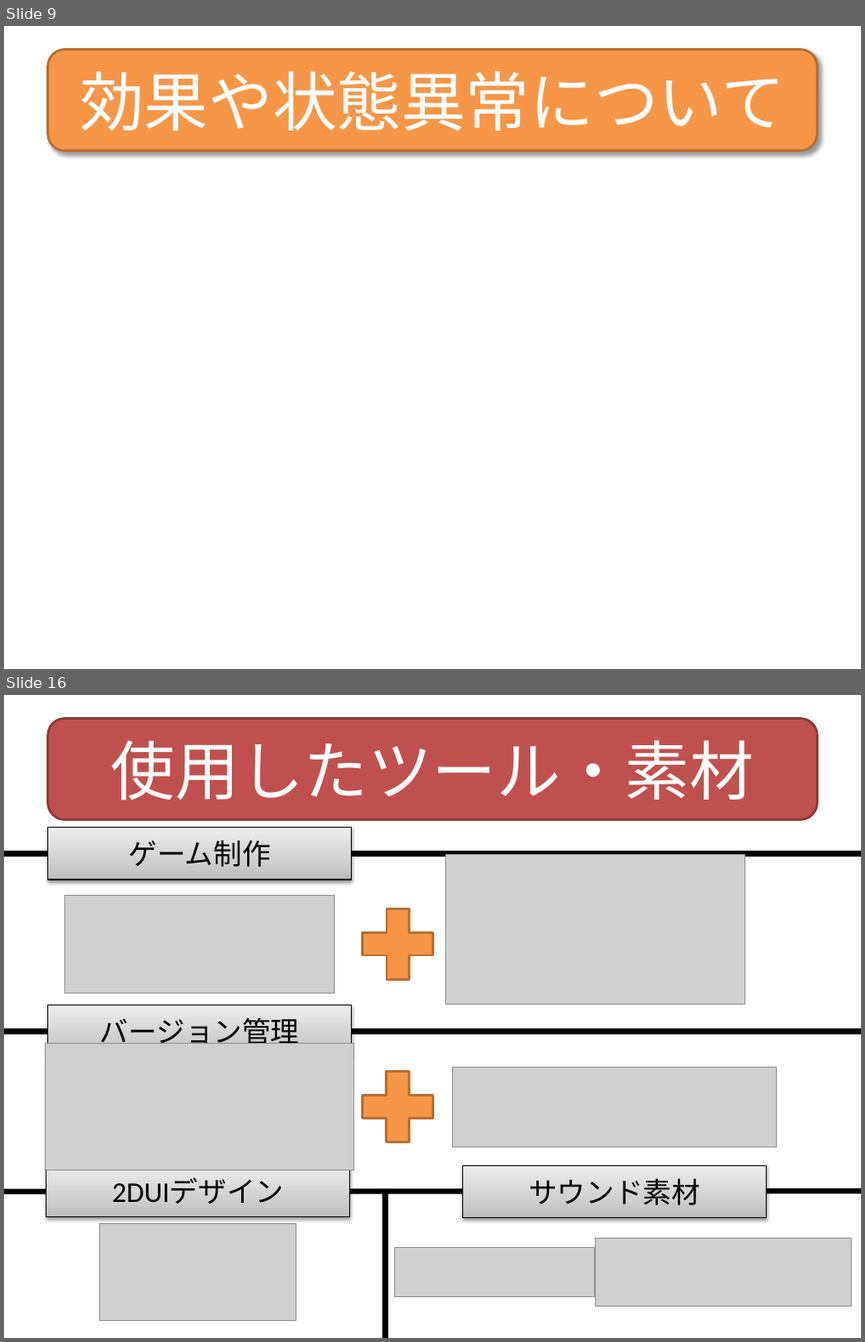
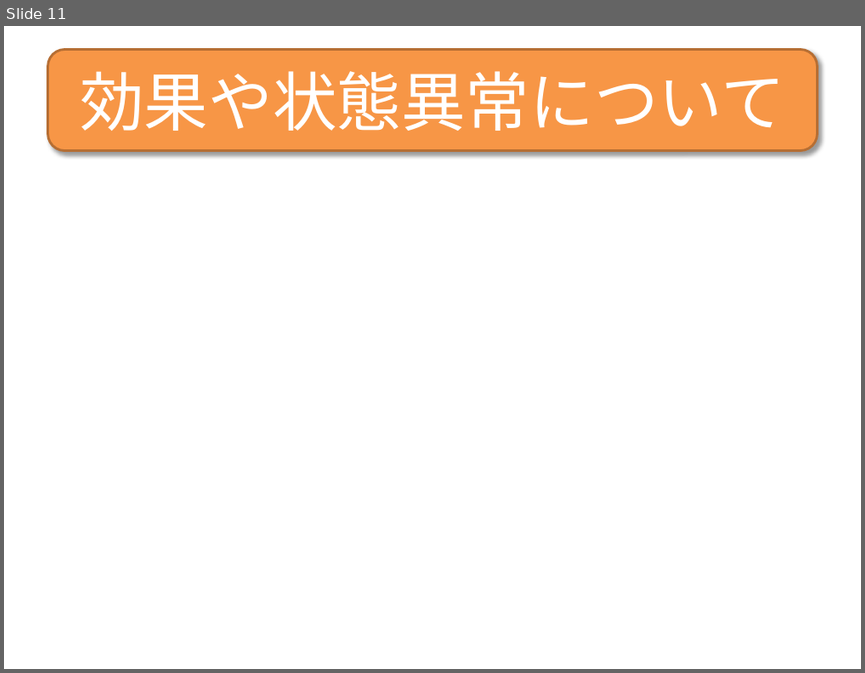
Before and after one commit to TeamNogic/Nogic, a slide deck: プレゼン/Nogic.pptx. Shown one above the other, each under a label of ours: slides 9 and 16 before the commit, slide 11 after it; the slides between them are not shown. The pictures are 865x1342 and 865x673 pixels, drawn with LibreOffice and Linux fonts; fonts in the diff are those of the drawing; grey boxes stand for pictures. Boxes give left, top, right and bottom in pixels: in the first picture for what was removed or moved away, otherwise in the second. Text is boxed around its words. In the diff, an @@ line names an element or a change of style, - is before the commit and + after.

```diff
--- a/プレゼン/Nogic.pptx
+++ b/プレゼン/Nogic.pptx
@@ slide 16 removed at (4,695,861,1338), background #FFFFFF @@
@@ rounded rectangle removed at (47,718,817,819) @@
-使用したツール・素材
@@ rectangle removed at (47,828,351,880) @@
-ゲーム制作
@@ line removed from (4, 853) to (861, 853) @@
@@ picture removed at (446,854,745,1004) @@
@@ picture removed at (65,895,335,993) @@
@@ plus sign removed at (350,896,446,992) @@
@@ rectangle removed at (47,1004,351,1056) @@
-バージョン管理
@@ line removed from (4, 1031) to (861, 1031) @@
@@ picture removed at (45,1043,353,1169) @@
@@ plus sign removed at (349,1058,445,1154) @@
@@ picture removed at (452,1066,776,1146) @@
@@ rectangle removed at (46,1164,349,1217) @@
-2DUIデザイン
@@ rectangle removed at (462,1165,766,1218) @@
-サウンド素材
@@ line removed from (4, 1191) to (861, 1191) @@
@@ line removed from (386, 1338) to (386, 1191) @@
@@ picture removed at (100,1224,296,1320) @@
@@ picture removed at (395,1247,595,1297) @@
@@ picture removed at (596,1237,851,1306) @@
@@ what was slide 9 is now slide 11 @@
```
Also in this commit, not shown: 2 slides changed, 2 slides added, 5 other slides removed, 6 other files.
